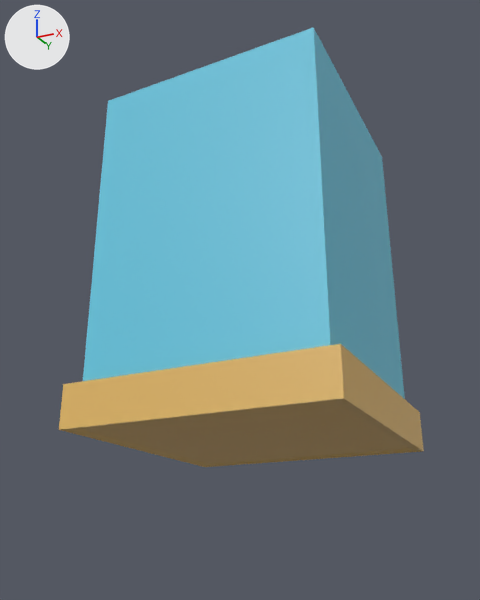
What one commit did to the FBX model Assets/Models/SmallTH_Bottom.fbx.
Both versions are drawn from a camera (50 mm lens) standing at (2.31, -4.91, -0.97) and looking at (-0.09, -0.13, 1.19). Lighting does not change. The marker at upper left points along +X, +Y and +Z. Where no turn or scale is listed for an object, it has been applied to the vertices.

Names of what the first picture shows: 'SmallTH_Bottom'.
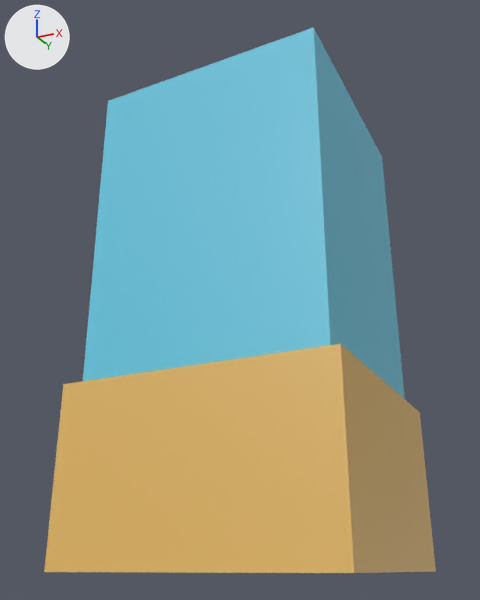
The change in detail:
me_cube_019 has 20 vertices, 18 faces and spans x -1.1..1.1, y -1.1..1.1, z -0.02..3.0.
me_cube_019 is used by ob_smallth_bottom; location (0.0, 0.0, 0.0).
Before the commit, vertices of me_cube_019: 0 (-1.0, -1.0, 0.0) at pixel (78, 428), 2 (-1.0, 1.0, 0.0) at pixel (208, 463), 4 (1.0, -1.0, 0.0) at pixel (333, 400), 6 (1.0, 1.0, 0.0) at pixel (409, 448), 12 (-1.1, 1.1, -0.02) at pixel (204, 467).
Before the commit, vertices of me_cube_019: 13 (-1.1, -1.1, -0.02) at pixel (58, 429), 15 (1.1, 1.1, -0.02) at pixel (423, 451), 17 (1.1, -1.1, -0.02) at pixel (343, 398).
Part 1, on me_cube_019:
Vertices 0, 2, 4, 6, 12, 13, 15, 17 of me_cube_019 move by (0.0, 0.0, -0.98).

What differs and where, as boxes (x1, y1, x2, y2) in the pictures (480 x 600 px; the box of a moved part takes in the faces that stretch with it):
'SmallTH_Bottom', reshaped (7% wider, 24% taller)
    before: (59, 27, 424, 467)
    after: (44, 27, 436, 573)
part 1 of me_cube_019, moved or reshaped
    before: (59, 344, 424, 467)
    after: (44, 344, 436, 573)
